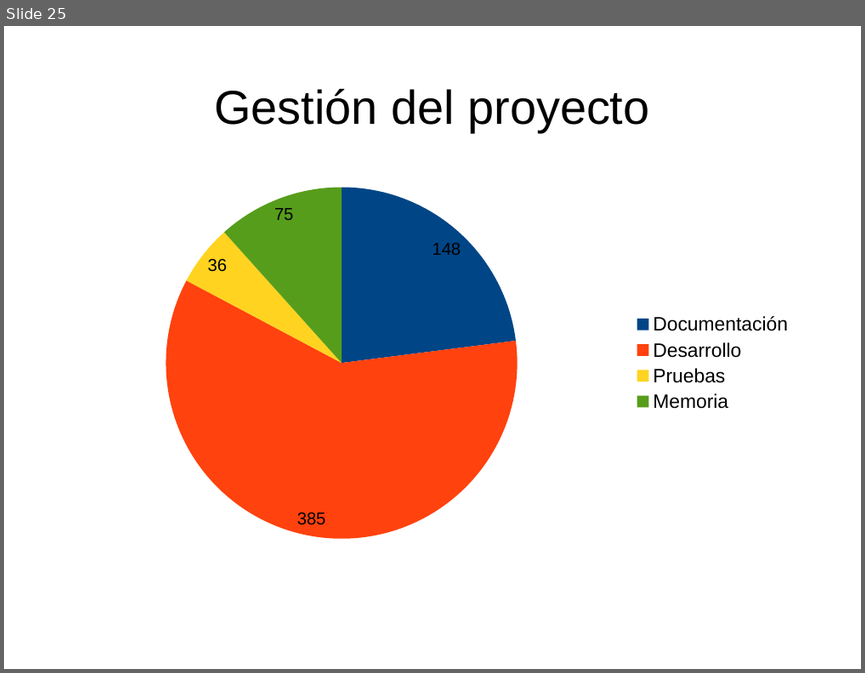
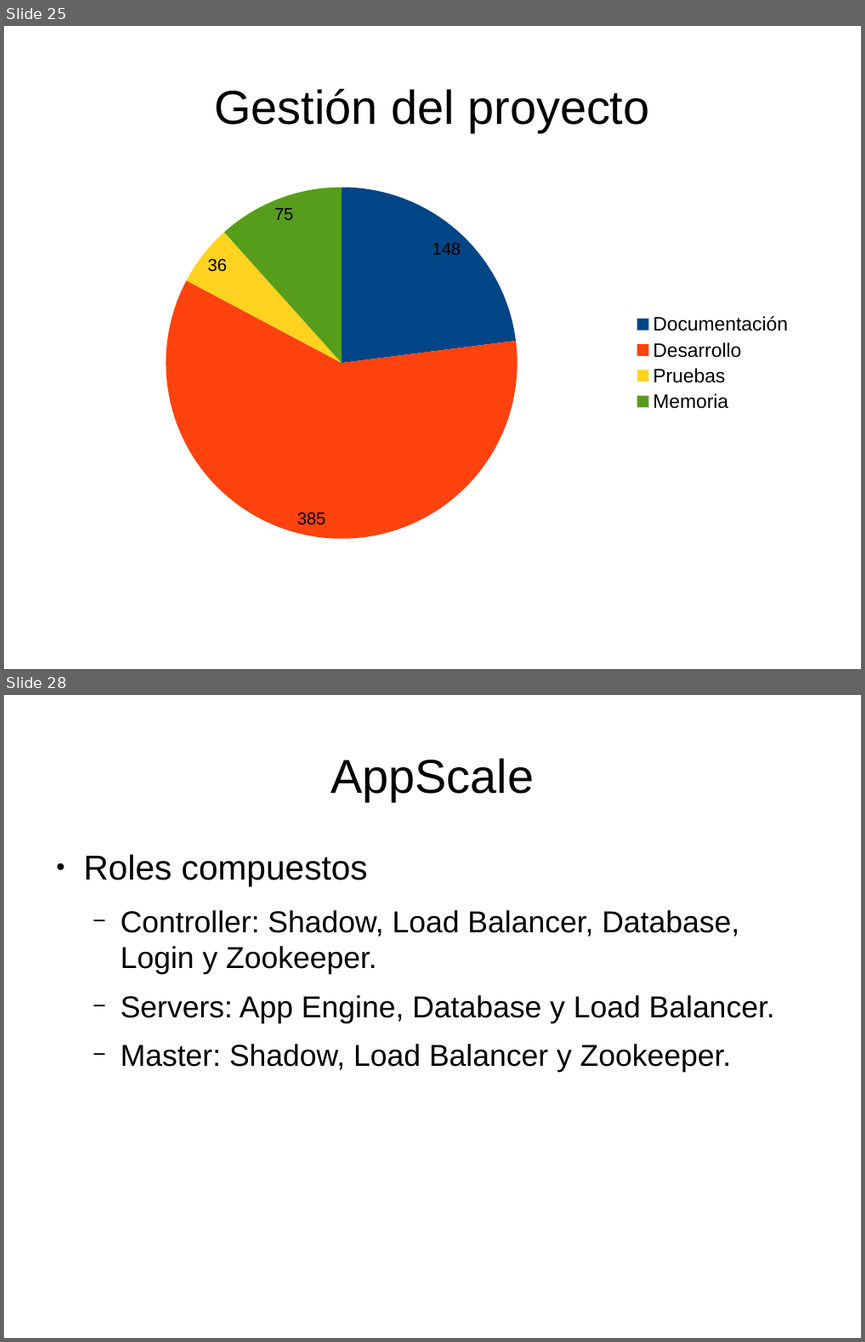
Before and after one commit to dcere/pfc, a slide deck: adm/presentacion/presentacion.odp. Shown one above the other, each under a label of ours: slide 25 before the commit, slides 25 and 28 after it; the slides between them are not shown. The pictures are 865x673 and 865x1342 pixels, drawn with LibreOffice and Linux fonts; fonts in the diff are those of the drawing. Boxes give left, top, right and bottom in pixels: in the first picture for what was removed or moved away, otherwise in the second. Text is boxed around its words. In the diff, an @@ line names an element or a change of style, - is before the commit and + after.

Commit message:
[adm] Presentation: AppScale and web architecture extra slides

```diff
--- a/adm/presentacion/presentacion.odp
+++ b/adm/presentacion/presentacion.odp
@@ slide 28 added at (x1=4, y1=695, x2=861, y2=1338), background #FFFFFF @@
@@ title added at (x1=330, y1=758, x2=534, y2=801), 44 pt, text #000000 @@
+AppScale
@@ text added at (x1=84, y1=854, x2=775, y2=1072), 28 pt, text #000000 @@
+● Roles compuestos
+  − Controller: Shadow, Load Balancer, Database, Login y Zookeeper.
+  − Servers: App Engine, Database y Load Balancer.
+  − Master: Shadow, Load Balancer y Zookeeper.
```
Also in this commit, not shown: 2 other slides added, 1 slide removed, 1 other file.
